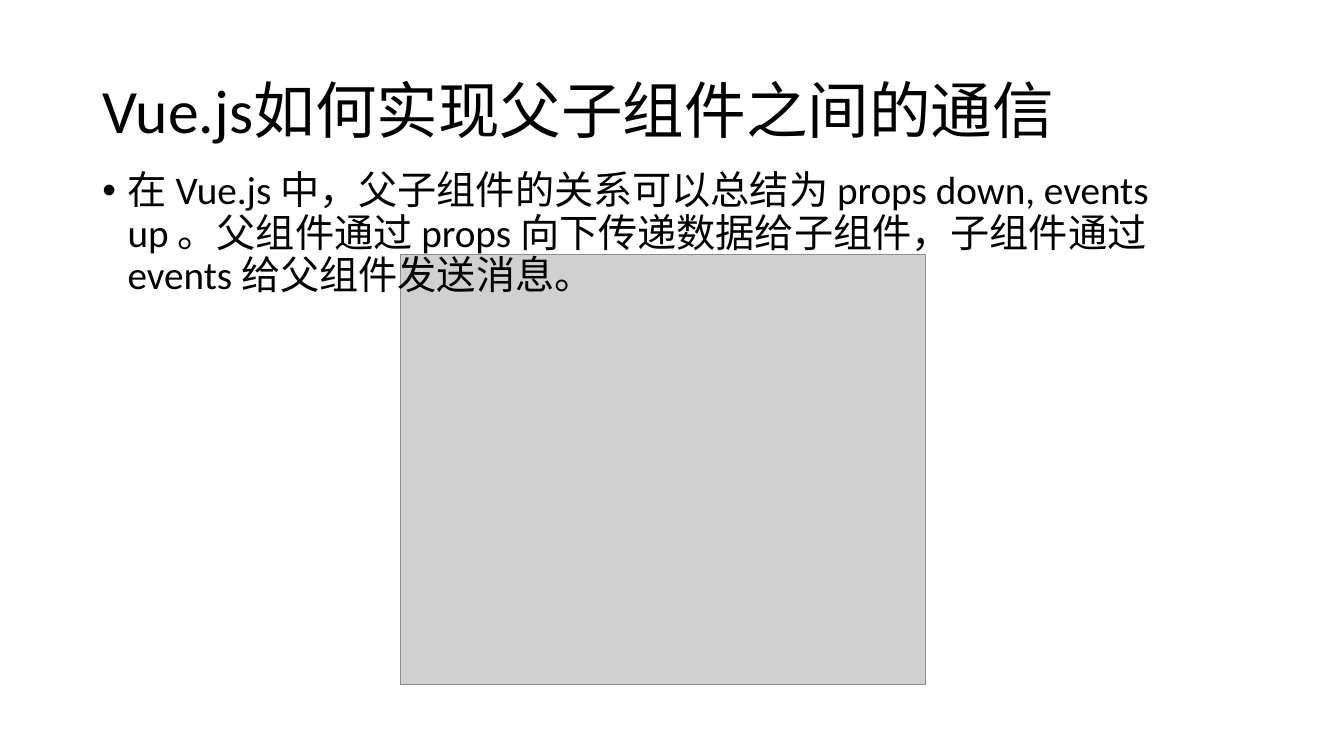
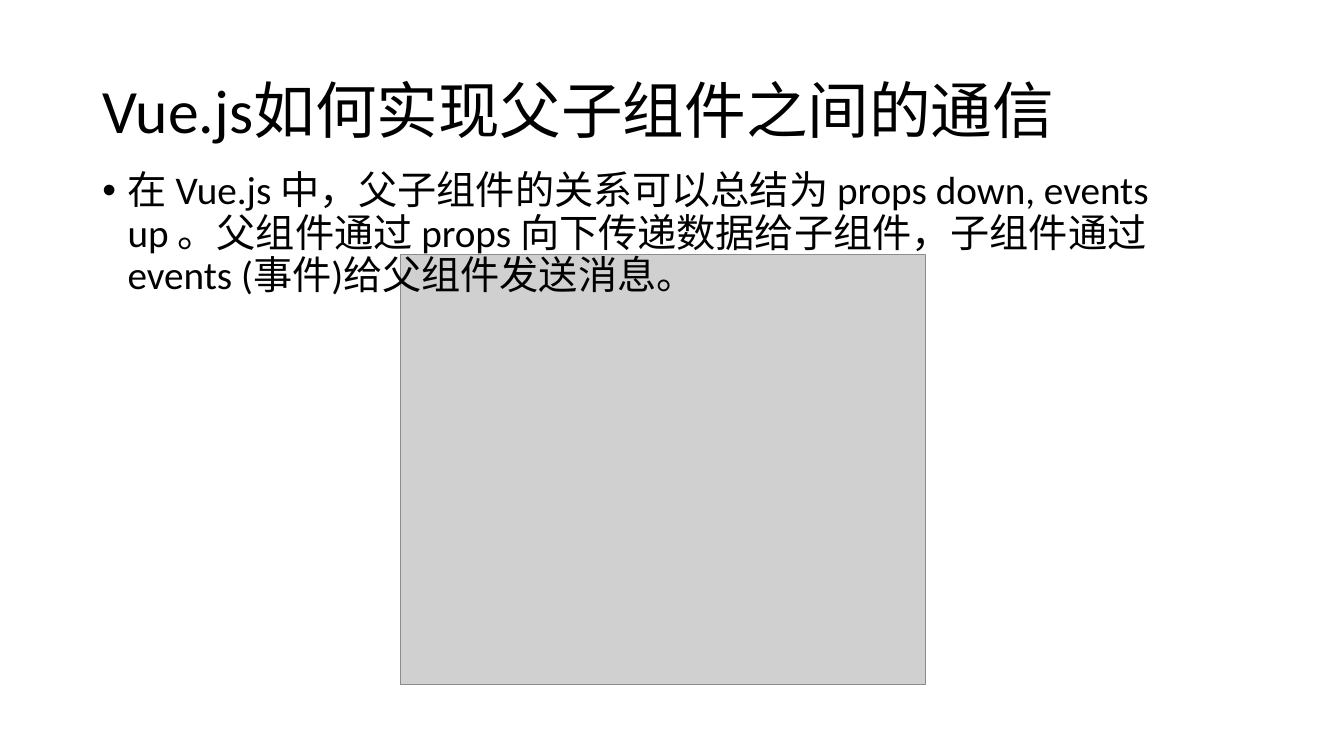
Before and after one commit to YSMJ1994/study, a slide deck: slide 23 of study_Vue/学习Vue.pptx. Drawn at 1344x756 pixels with LibreOffice and Linux fonts; fonts in the diff are those of the drawing; grey boxes stand for pictures. Boxes give left, top, right and bottom in pixels: in the first picture for what was removed or moved away, otherwise in the second. Text is boxed around its words. In the diff, an @@ line names an element or a change of style, - is before the commit and + after.

```diff
--- a/study_Vue/学习Vue.pptx
+++ b/study_Vue/学习Vue.pptx
@@ text at box(128, 171, 1149, 299): text changed @@
-• 在 Vue.js 中，父子组件的关系可以总结为 props down, events up 。父组件通过 props 向下传递数据给子组件，子组件通过 events 给父组件发送消息。
+• 在 Vue.js 中，父子组件的关系可以总结为 props down, events up 。父组件通过 props 向下传递数据给子组件，子组件通过 events (事件)给父组件发送消息。
```
Also in this commit, not shown: 2 other slides changed, 8 slides added, 12 other files.
